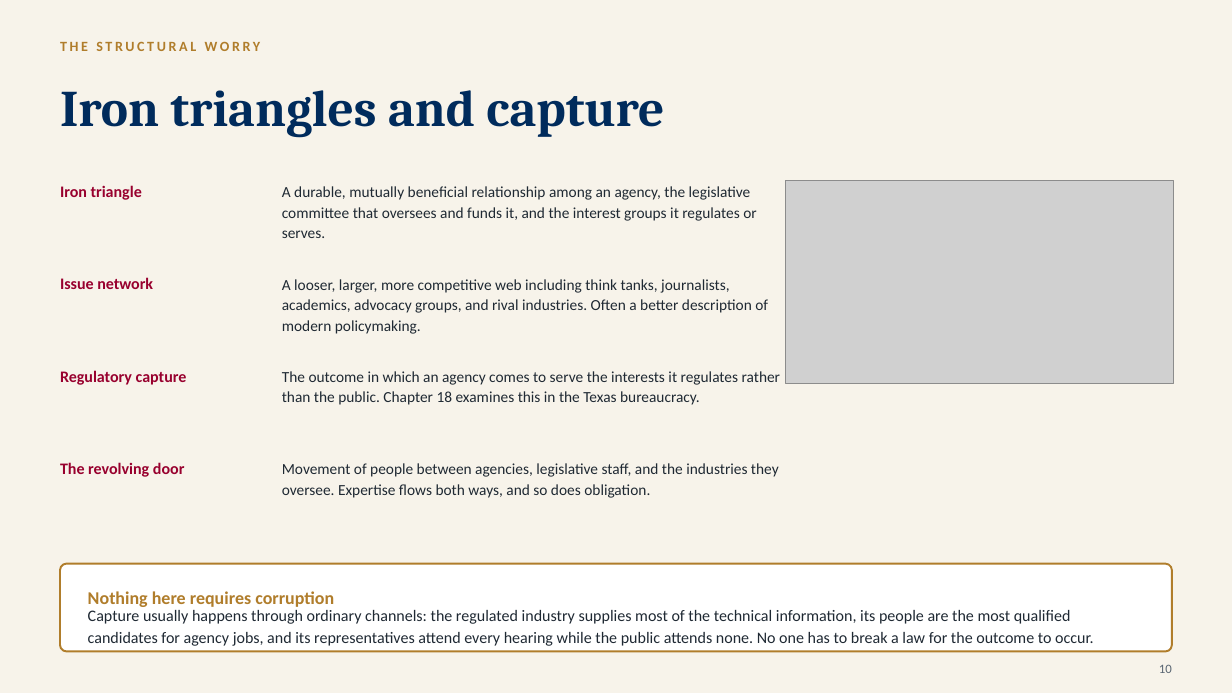
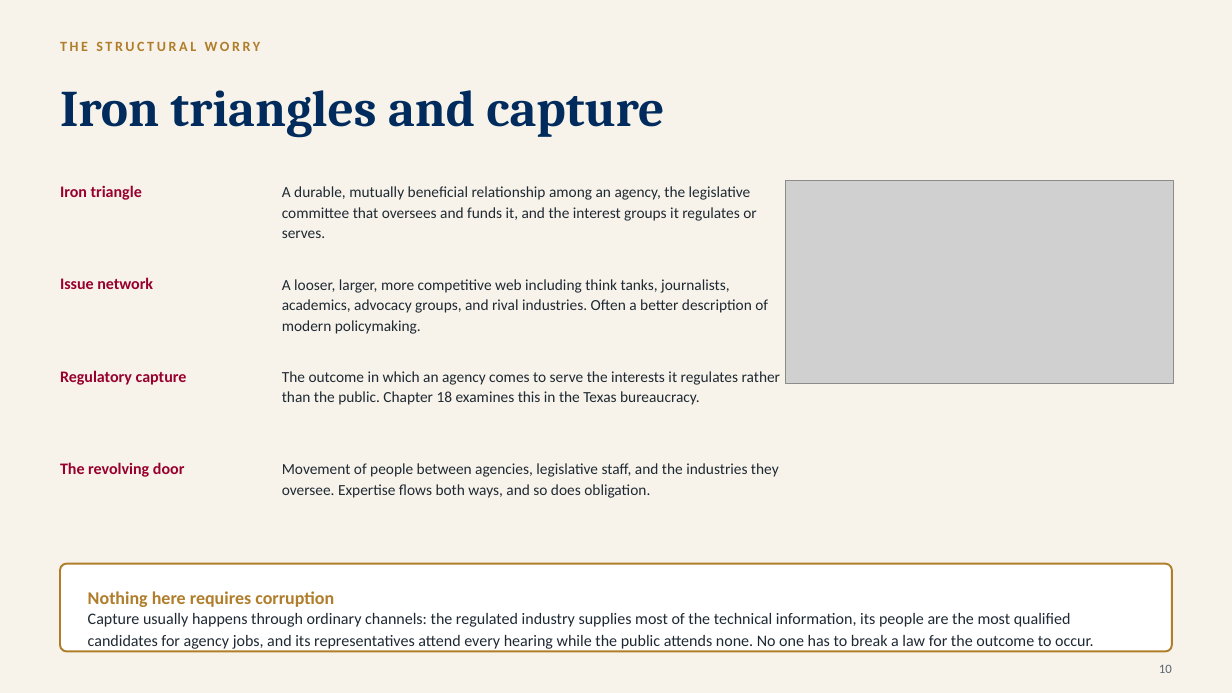
Before and after one commit to ProfessorJaredAlanStewart/texas-govt-modules, a slide deck: slide 11 of slides/Chapter 11 - Interest Groups and Lobbying (Lecture Deck).pptx. Drawn at 1232x693 pixels with LibreOffice and Linux fonts; fonts in the diff are those of the drawing; grey boxes stand for pictures. Boxes give left, top, right and bottom in pixels: in the first picture for what was removed or moved away, otherwise in the second. Text is boxed around its words. In the diff, an @@ line names an element or a change of style, - is before the commit and + after.

```diff
--- a/slides/Chapter 11 - Interest Groups and Lobbying (Lecture Deck).pptx
+++ b/slides/Chapter 11 - Interest Groups and Lobbying (Lecture Deck).pptx
@@ text "Capture usually happens through ordinary ...": place and size @@
-text "Capture usually happens through ordinary ..." at (88,610,1093,646)
+text "Capture usually happens through ordinary ..." at (88,613,1093,651)
```
Also in this commit, not shown: 3 other slides changed, 31 other files.
